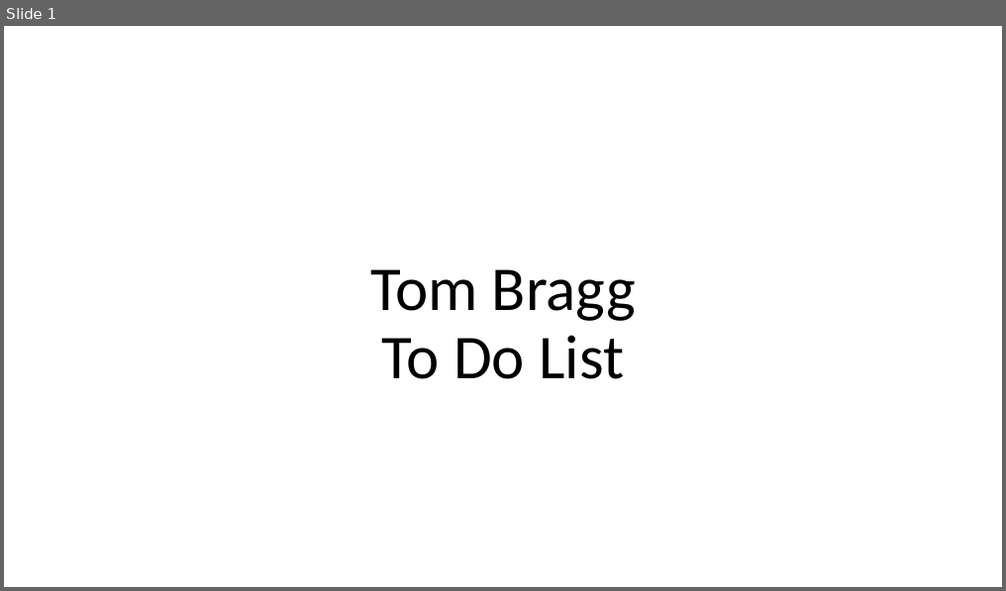
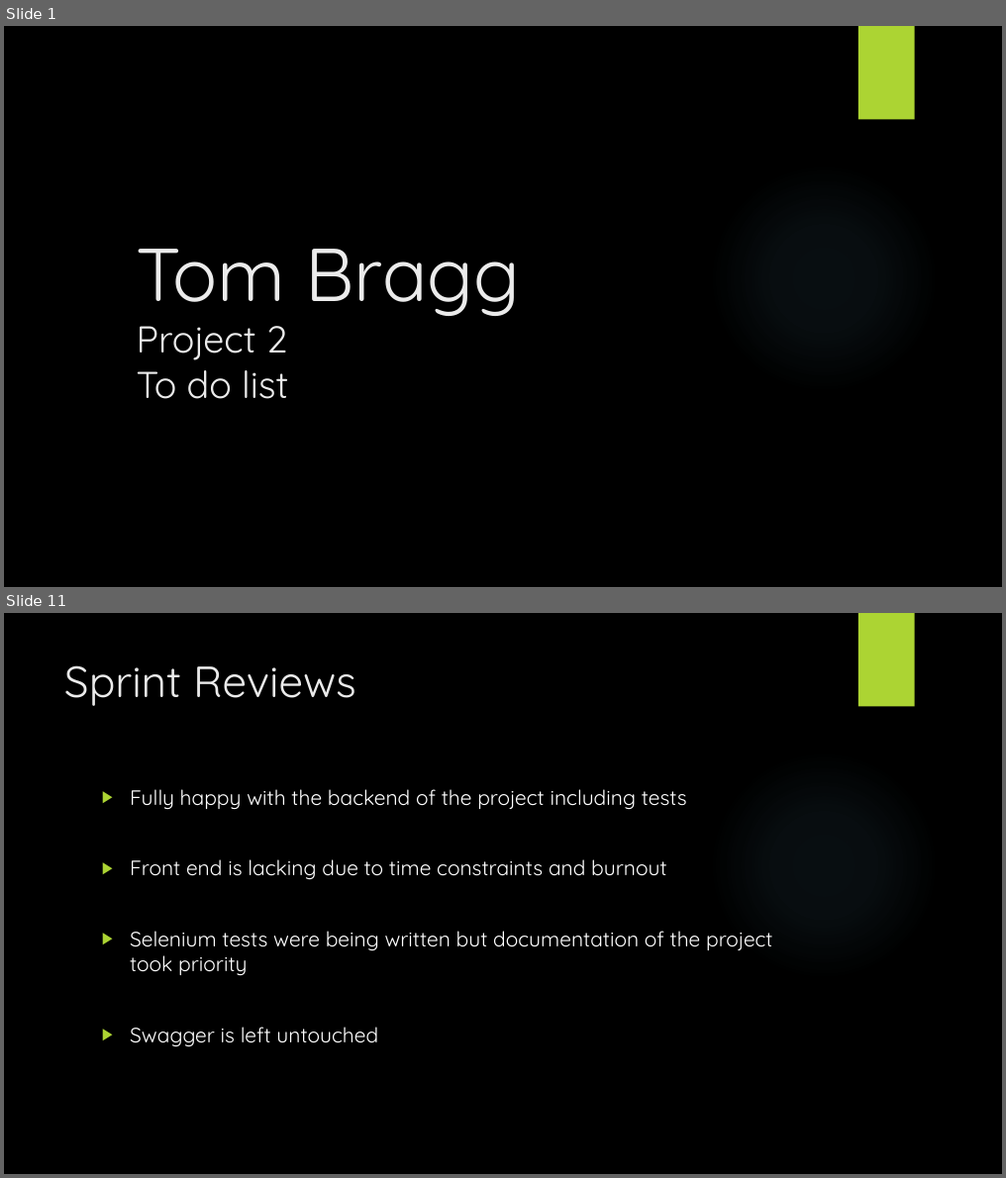
Before and after one commit to TomBraggg/ToDoList, a slide deck: Documentation/TDL presentation.pptx. Shown one above the other, each under a label of ours: slide 1 before the commit, slides 1 and 11 after it; the slides between them are not shown. The pictures are 1006x591 and 1006x1178 pixels, drawn with LibreOffice and Linux fonts; fonts in the diff are those of the drawing; background and template pictures are left out. Boxes give left, top, right and bottom in pixels: in the first picture for what was removed or moved away, otherwise in the second. Text is boxed around its words. In the diff, an @@ line names an element or a change of style, - is before the commit and + after.

Commit message:
Final changes to read me and other documentation@ @

```diff
--- a/Documentation/TDL presentation.pptx
+++ b/Documentation/TDL presentation.pptx
@@ slide 11 added at box(4, 613, 1002, 1174), background picture (left out); not listed: 2 template elements that a slide beside it also shows @@
@@ title added at box(64, 665, 356, 706), 42 pt, text #EBEBEB @@
+Sprint Reviews
@@ text added at box(130, 789, 772, 1048), 20 pt, text #FFFFFF @@
+▶ Fully happy with the backend of the project including tests
+▶ Front end is lacking due to time constraints and burnout
+▶ Selenium tests were being written but documentation of the project took priority
+▶ Swagger is left untouched
@@ slide 1 changed as well @@
@@ background #FFFFFF to picture (left out) @@
@@ rectangle added at box(858, 26, 915, 120), fill #ACD433 @@
@@ ellipse added at box(709, 163, 939, 393), fill gradient #7AC4F0 @@
@@ title at box(137, 249, 521, 399): text changed; size 60 to 36 pt; font Calibri to Quicksand; text colour #000000 to #EBEBEB @@
-Tom Bragg
-To Do List
+Tom Bragg
+Project 2
+To do list
```
Also in this commit, not shown: 4 other slides changed, 7 other slides added, 4 slides removed, 4 other files.
